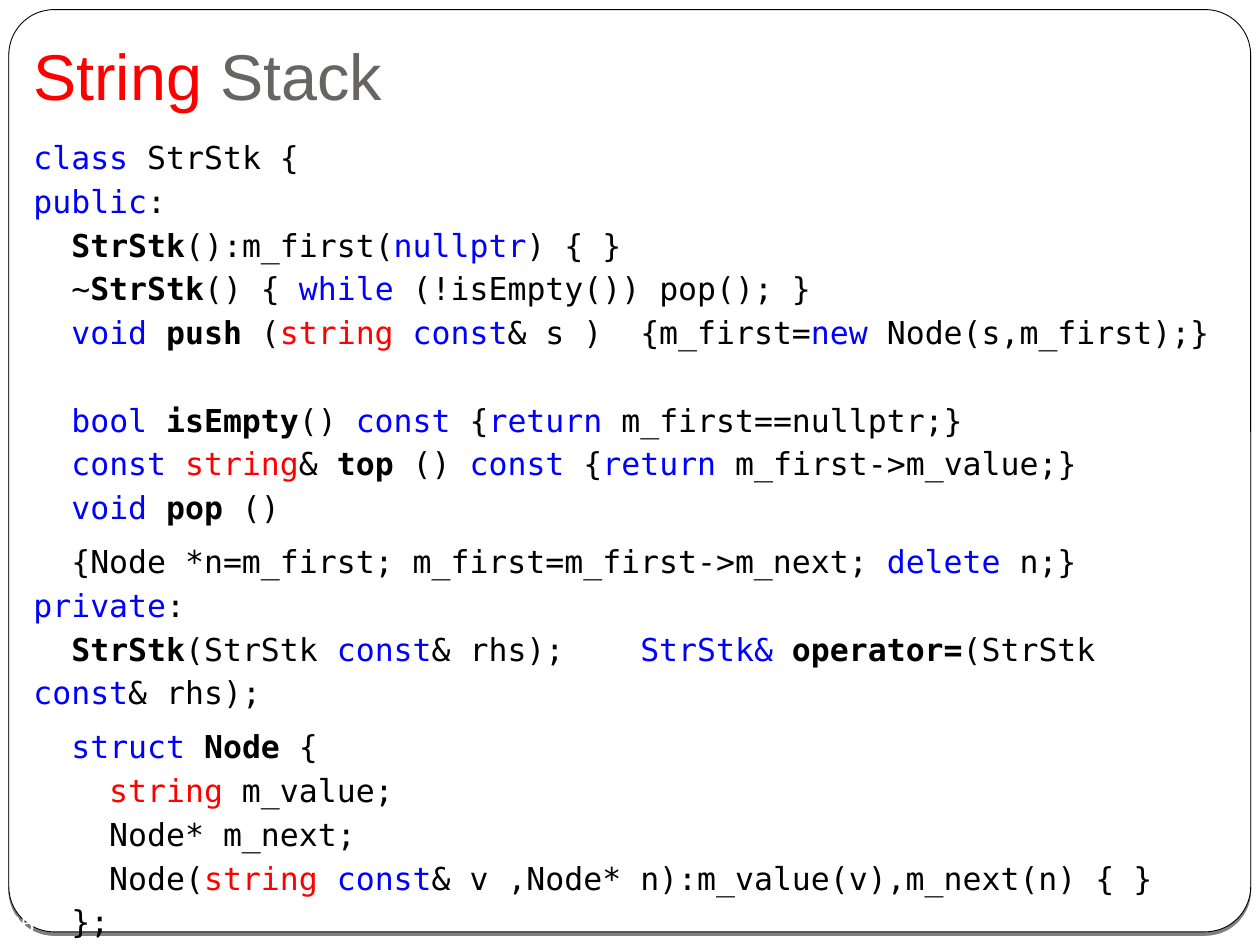
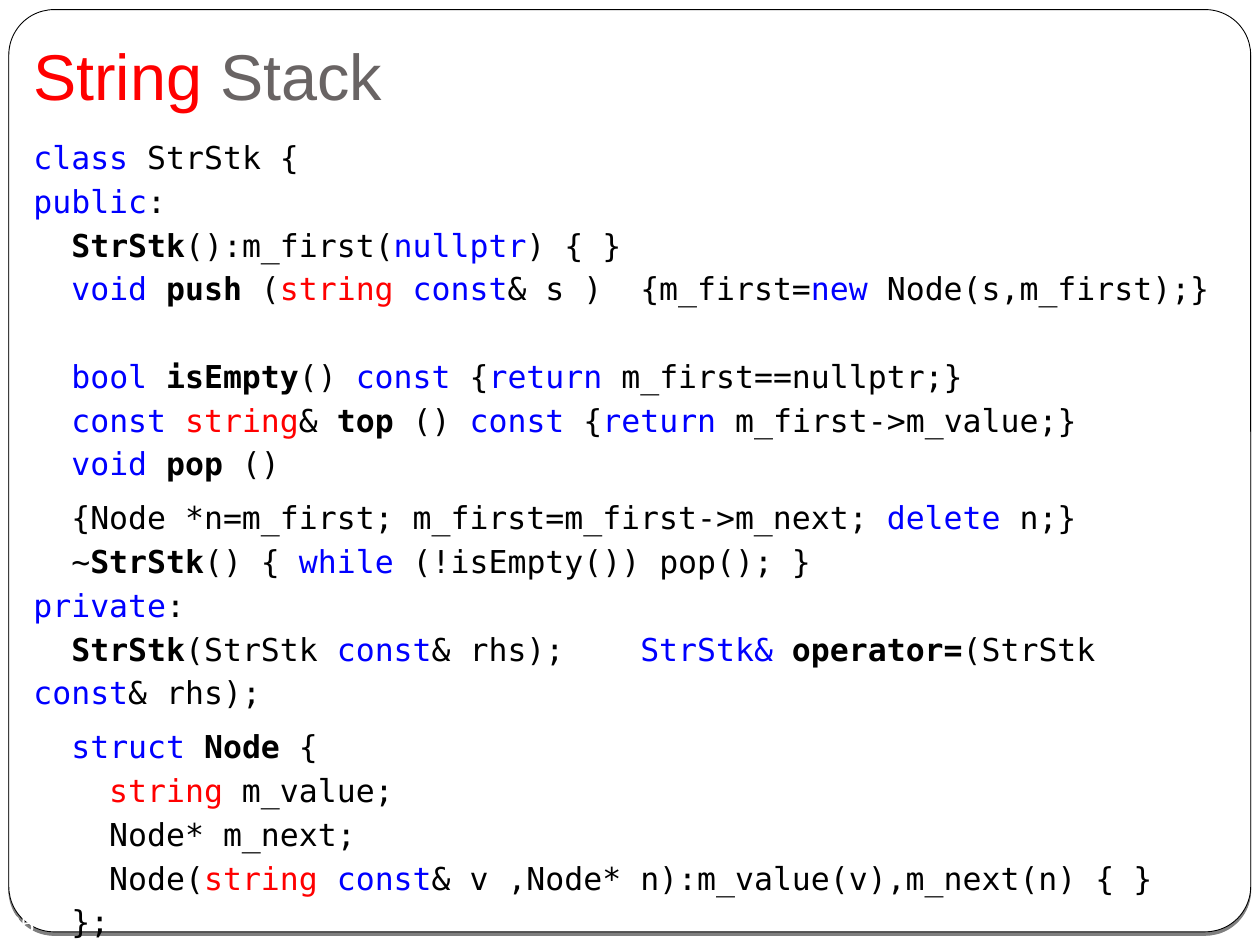
Before and after one commit to cpp-at-ariel/cpp-5779, a slide deck: slide 35 of 08-templates-iterators/slides.odp. Drawn at 1260x945 pixels with LibreOffice and Linux fonts; fonts in the diff are those of the drawing. Boxes give left, top, right and bottom in pixels: in the first picture for what was removed or moved away, otherwise in the second. Text is boxed around its words. In the diff, an @@ line names an element or a change of style, - is before the commit and + after.

```diff
--- a/08-templates-iterators/slides.odp
+++ b/08-templates-iterators/slides.odp
@@ text at [33,145,1209,709]: text changed @@
-class StrStk {
-public:
-StrStk():m_first(nullptr) { }
-~StrStk() { while (!isEmpty()) pop(); }
-void push (string const& s ) {m_first=new Node(s,m_first);}
-bool isEmpty() const {return m_first==nullptr;}
-const string& top () const {return m_first->m_value;}
-void pop ()
-{Node *n=m_first; m_first=m_first->m_next; delete n;}
-private:
-StrStk(StrStk const& rhs); StrStk& operator=(StrStk const& rhs);
+class StrStk {
+public:
+StrStk():m_first(nullptr) { }
+void push (string const& s ) {m_first=new Node(s,m_first);}
+bool isEmpty() const {return m_first==nullptr;}
+const string& top () const {return m_first->m_value;}
+void pop ()
+{Node *n=m_first; m_first=m_first->m_next; delete n;}
+~StrStk() { while (!isEmpty()) pop(); }
+private:
+StrStk(StrStk const& rhs); StrStk& operator=(StrStk const& rhs);
```
Also in this commit, not shown: 6 other slides changed, 1 slide added, 1 slide removed, 7 other files.
